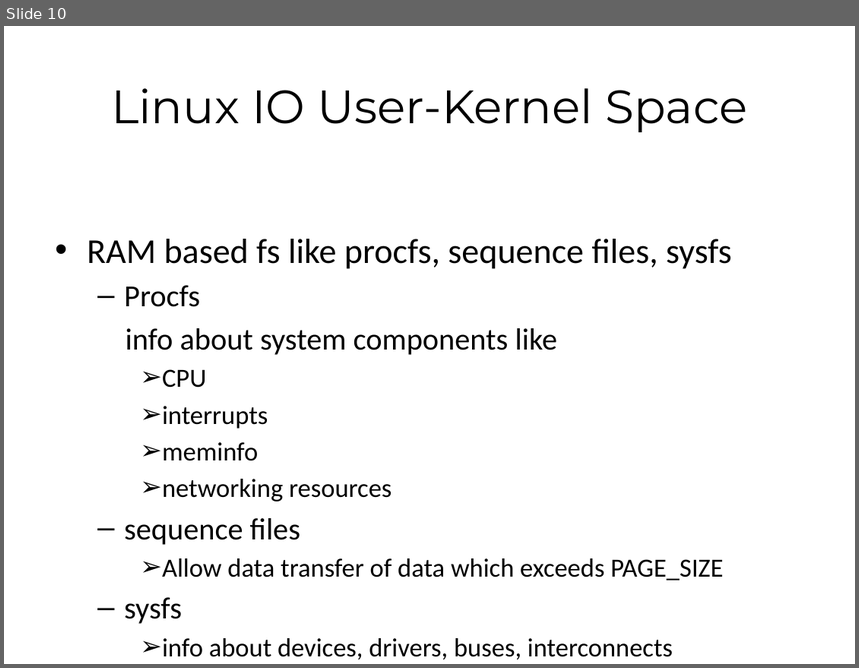
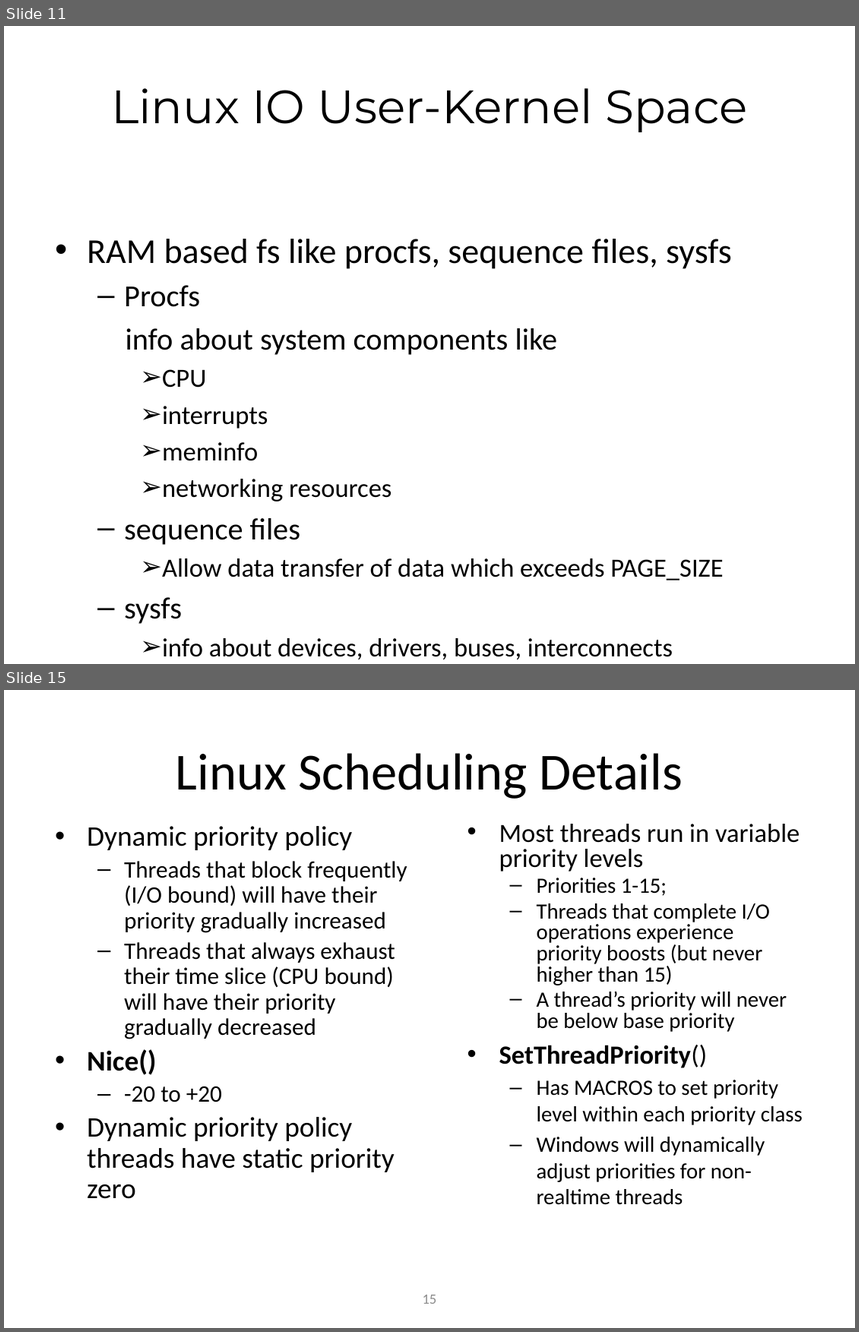
Before and after one commit to shyamrajendran/OS_MPS, a slide deck: 4th_credit/survey.pptx. Shown one above the other, each under a label of ours: slide 10 before the commit, slides 11 and 15 after it; the slides between them are not shown. The pictures are 859x668 and 859x1332 pixels, drawn with LibreOffice and Linux fonts; fonts in the diff are those of the drawing. Boxes give left, top, right and bottom in pixels: in the first picture for what was removed or moved away, otherwise in the second. Text is boxed around its words. In the diff, an @@ line names an element or a change of style, - is before the commit and + after.

```diff
--- a/4th_credit/survey.pptx
+++ b/4th_credit/survey.pptx
@@ slide 15 added at <box>4,690,855,1328</box>, background #FFFFFF @@
@@ title added at <box>176,753,683,799</box>, 44 pt, text #000000 @@
+Linux Scheduling Details
@@ text added at <box>87,826,407,1199</box>, 20 pt, text #000000 @@
+• Dynamic priority policy
+  – Threads that block frequently (I/O bound) will have their priority gradually increased
+  – Threads that always exhaust their time slice (CPU bound) will have their priority gradually decreased
+• Nice()
+  – -20 to +20
+• Dynamic priority policy threads have static priority zero
@@ text added at <box>500,824,803,1205</box>, 18.5 pt, text #000000 @@
+• Most threads run in variable priority levels
+  – Priorities 1-15;
+  – Threads that complete I/O operations experience priority boosts (but never higher than 15)
+  – A thread’s priority will never be below base priority
+• SetThreadPriority()
+  – Has MACROS to set priority level within each priority class
+  – Windows will dynamically adjust priorities for non-realtime threads
@@ page number added at <box>423,1295,437,1304</box>, 12 pt, text #8C8C8C @@
+15
@@ what was slide 10 is now slide 11 @@
```
Also in this commit, not shown: 7 other slides added.
